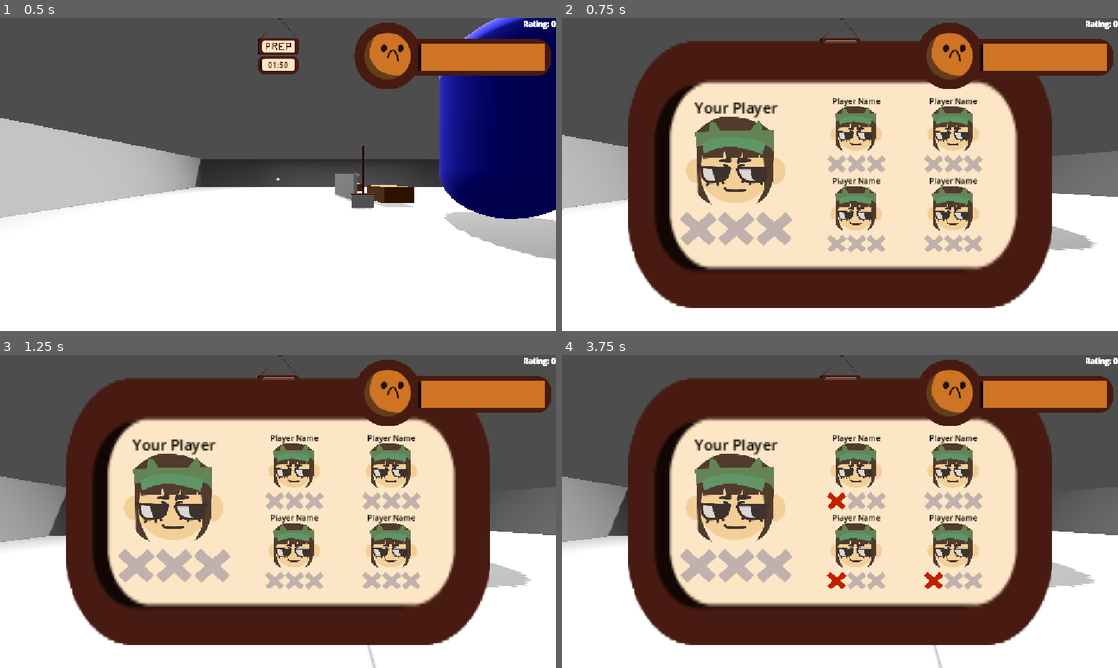
Above: before the commit, frames 1-4 (two rows, left to right).
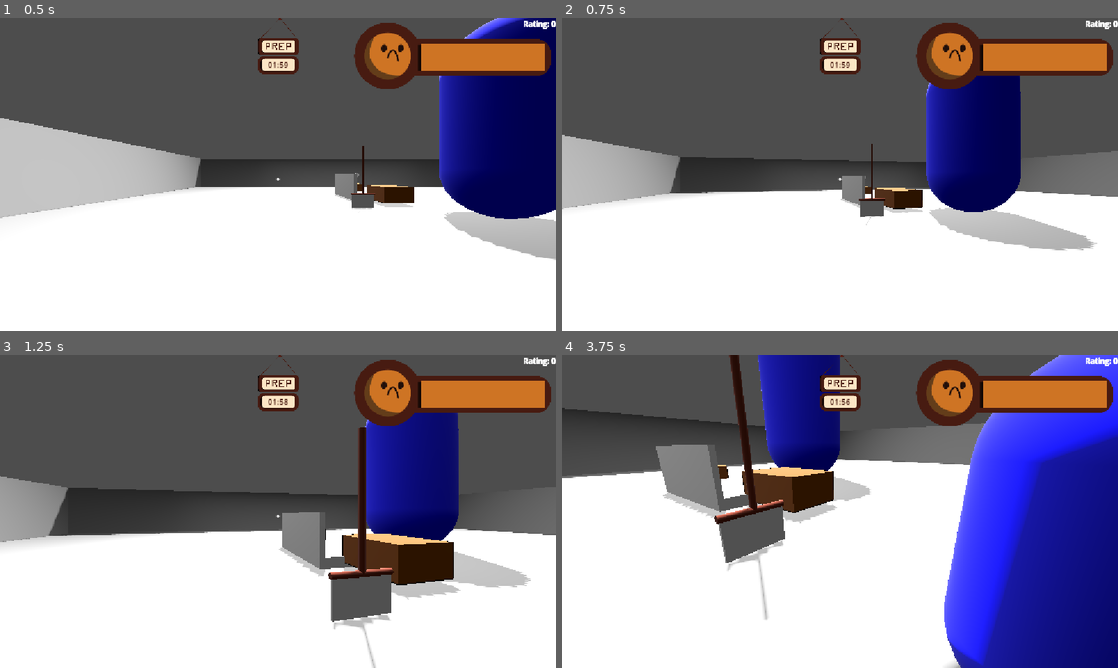
Above: after the commit, the same moments.

Repository: AlexLietha/Slacker
Game: Godot game, scene res://Scenes/test.tscn
Same seed, same stepped clock (60 frames per second), same inputs: the game is played once before the commit and once after it.
Inputs (mouse positions are in pixels of both pictures, inside the frame that each line leads up to):
- Up to frame 1 (0.5 s): no input
- Up to frame 2 (0.75 s): tap Enter (ui_accept) at 0.5 s; move the mouse to (867, 174) at 0.52 s; hold W (moveForward) from 0.53 s (still down); tap E (Click e) at 0.6 s
- Up to frame 3 (1.25 s): keep holding W (moveForward); tap Enter (ui_accept) at 0.77 s
- Up to frame 4 (3.75 s): release W (moveForward) at 1.25 s; click (734, 505) at 1.25 s, where only the run before the commit has a clickable "Your Player"; click (856, 467) at 2 s, where only the run before the commit has a clickable "Player Name"; click (856, 549) at 2.75 s, where only the run before the commit has a clickable "Player Name"; click (951, 549) at 3.5 s, where only the run before the commit has a clickable "Player Name"

Frame 1 is identical in both runs. In frame 2, 59% of the frame differs, in the area x 11-89%, y 7-93%; in frame 3, 59%; in frame 4, 76%, in the area x 0-100%, y 0-100%.
Error after the commit: Modulo by zero error in operator '%'. (res://Scripts/box.gd:29)

Commit message:
Toggle opening and closing Vote box

Diff:
--- /dev/null
+++ b/slacker/Scripts/CloseVote.gd
@@ -0,0 +1,22 @@
+extends TextureButton
+class_name CloseButton
+signal closeUI()
+
+# Called when the node enters the scene tree for the first time.
+func _ready() -> void:
+	pass # Replace with function body.
+
+
+# Called every frame. 'delta' is the elapsed time since the previous frame.
+func _process(delta: float) -> void:
+	pass
+
+
+func _on_pressed() -> void:
+	closeUI.emit()
+
+#func SetClose(con : bool) -> void:
+	#Int = con
+
+func GetCloseSignal() -> Signal:
+	return closeUI
--- a/slacker/Scripts/ReportPlayer.gd
+++ b/slacker/Scripts/ReportPlayer.gd
@@ -2,21 +2,25 @@
 
 @export var interactableComponent: InteractableComponent
 @export var highlightComponent: HighlightComponent
+@export var closeButton: CloseButton
+var VoteToggle = false
 
 @export var model: CSGBox3D
 
 
 func _ready() -> void:
-	interactableComponent.GetInteractSignal().connect(OpenVoteUI)
+	interactableComponent.GetInteractSignal().connect(ToggleVoteUI)
 	interactableComponent.GetHoveredSignal().connect(highlight)
-
 	highlightComponent.SetShader(model.material.next_pass)
 
 
-
-func OpenVoteUI(interactor: Player) -> void:
-	print("Interacted")
-	interactor.ShowUI()
+func ToggleVoteUI(interactor: Player) -> void:
+	if(!VoteToggle):
+		interactor.ShowUI()
+		VoteToggle = true
+	else:
+		interactor.HideUI()
+		VoteToggle = false
 
 func highlight(interactor: Player, highlighted: bool):
 	highlightComponent.highlight(interactor, highlighted)
--- a/slacker/Scripts/playerMovement.gd
+++ b/slacker/Scripts/playerMovement.gd
@@ -13,7 +13,7 @@
 
 @export var interactionRayCast : RayCast3D
 @export var grabbedItem : Node3D
-var counter: int = 0;
+#var counter: int = 0;
 
 func _ready() -> void:
 	add_to_group("players")
@@ -66,12 +66,12 @@
 		velocity.x = move_toward(velocity.x, 0, speed)
 		velocity.z = move_toward(velocity.z, 0, speed)
 
-	if(Input.is_action_just_pressed("Click e")&&counter%2==0):
-		ShowUI()
-		counter = counter +1
-	elif(Input.is_action_just_pressed("Click e")&&counter%2==1):
-		HideUI()
-		counter= counter + 1
+	#if(Input.is_action_just_pressed("Click e")&&counter%2==0):
+		#ShowUI()
+		#counter = counter +1
+	#elif(Input.is_action_just_pressed("Click e")&&counter%2==1):
+		#HideUI()
+		#counter= counter + 1
 
 	move_and_slide()
 
--- a/slacker/UI/VotingUI.tscn
+++ b/slacker/UI/VotingUI.tscn
@@ -5,6 +5,7 @@
 [ext_resource type="Texture2D" uid="uid://dnjyd8o3ullia" path="res://UI/red_x.png" id="3_7rrvv"]
 [ext_resource type="Texture2D" uid="uid://d0267cede3qju" path="res://UI/greyed_x.png" id="3_yb1uu"]
 [ext_resource type="PackedScene" uid="uid://k4fnwb75lfgu" path="res://UI/PlayerVoteIcon.tscn" id="5_7rrvv"]
+[ext_resource type="Script" uid="uid://byl8cqdg3squ3" path="res://Scripts/CloseVote.gd" id="6_b5i3x"]
 
 [node name="Control" type="Control" unique_id=1031466018]
 layout_mode = 3
@@ -151,4 +152,16 @@
 offset_right = 864.5
 offset_bottom = 289.5
 
+[node name="CloseButton" type="TextureButton" parent="." unique_id=342339927]
+layout_mode = 0
+offset_left = 891.0
+offset_top = 99.0
+offset_right = 966.0
+offset_bottom = 174.0
+texture_normal = ExtResource("3_7rrvv")
+ignore_texture_size = true
+stretch_mode = 4
+script = ExtResource("6_b5i3x")
+
 [connection signal="pressed" from="PlayerIcon1" to="PlayerIcon1" method="_on_pressed"]
+[connection signal="pressed" from="CloseButton" to="CloseButton" method="_on_pressed"]
Not shown, added: slacker/Scripts/CloseVote.gd.uid
